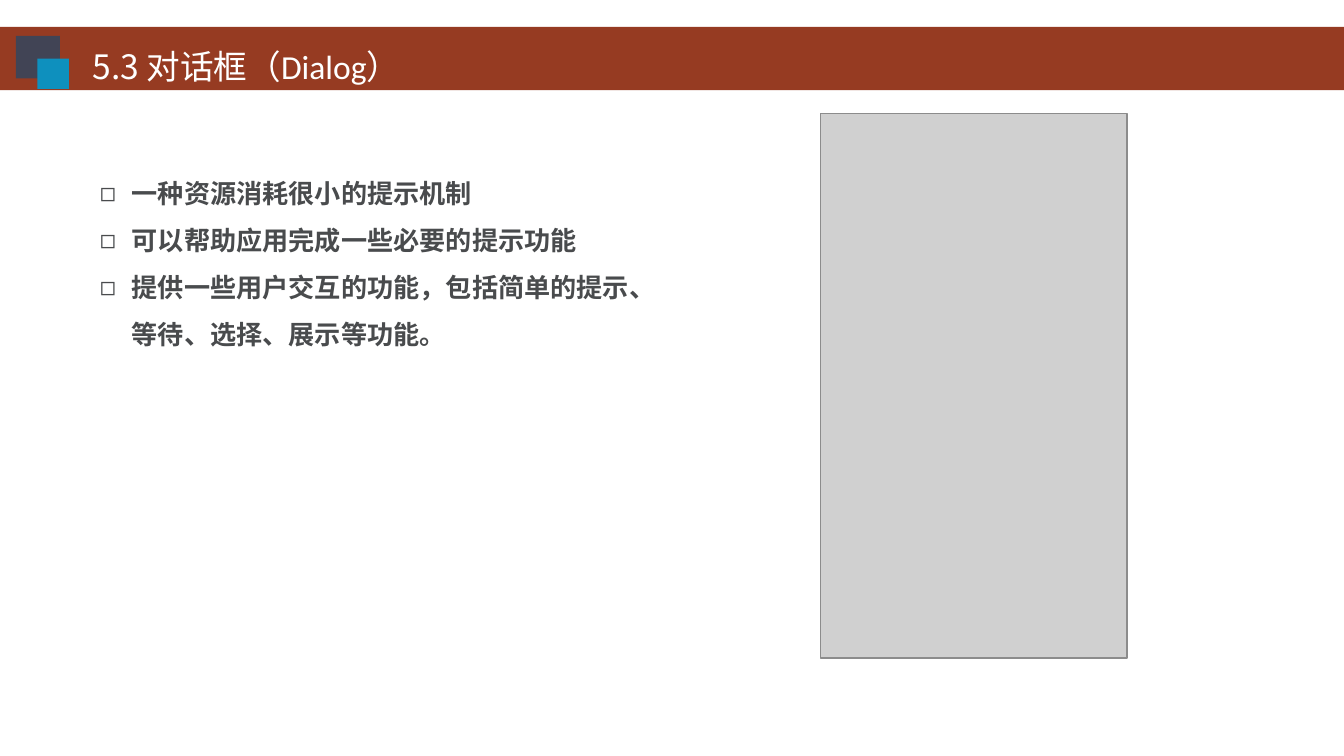
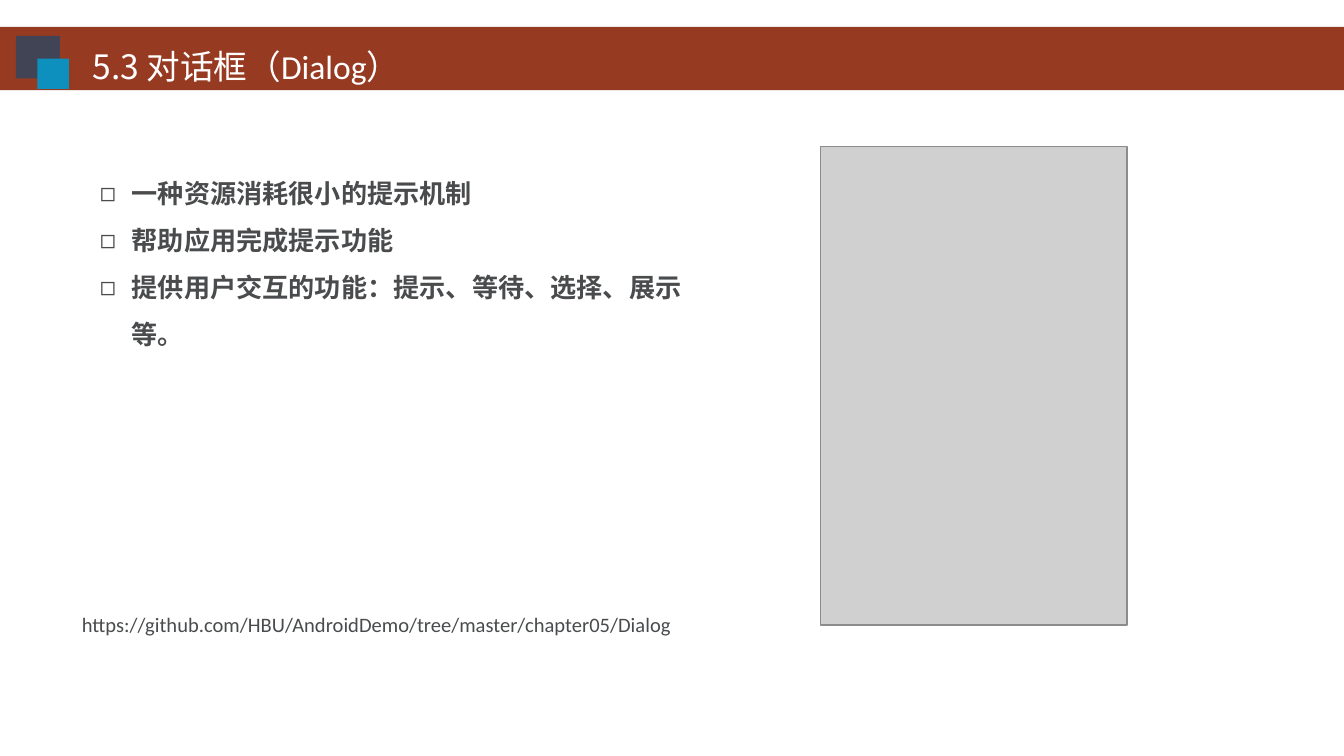
Before and after one commit to HBU/Android-PPT, a slide deck: slide 21 of 03.0 -- 用户界面 -- 第05章.ppt. Drawn at 1344x756 pixels with LibreOffice and Linux fonts; fonts in the diff are those of the drawing; grey boxes stand for pictures; background and template pictures are left out. Boxes give left, top, right and bottom in pixels: in the first picture for what was removed or moved away, otherwise in the second. Text is boxed around its words. In the diff, an @@ line names an element or a change of style, - is before the commit and + after.

```diff
--- a/03.0 -- 用户界面 -- 第05章.ppt
+++ b/03.0 -- 用户界面 -- 第05章.ppt
@@ picture: place and size @@
-picture at (820, 113, 1126, 657)
+picture at (820, 146, 1126, 625)
@@ text at (132, 227, 682, 347): text changed @@
-◻ 可以帮助应用完成一些必要的提示功能
-◻ 提供一些用户交互的功能，包括简单的提示、等待、选择、展示等功能。
+◻ 帮助应用完成提示功能
+◻ 提供用户交互的功能：提示、等待、选择、展示等。
@@ text added at (82, 617, 671, 636), 11 pt, text #494B4D @@
+https://github.com/HBU/AndroidDemo/tree/master/chapter05/Dialog
```
Also in this commit, not shown: 32 other slides changed, 1 slide added, 1 slide removed.
